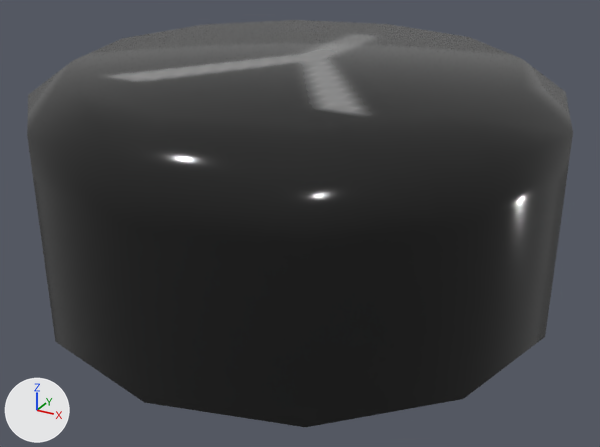
One commit to the FBX model interface/resources/meshes/controller/touch/touch_l_button_y.fbx: the scene before it, then after it.
Before and after are seen from a 50 mm lens placed at (-0.0089, -0.01505, 0.00553), pointed at (-0.01602, -0.0021, -0.00094). Lighting does not change. The marker at lower left points along +X, +Y and +Z.

Names of what the first picture shows: 'main_trigger_PLY.003'.
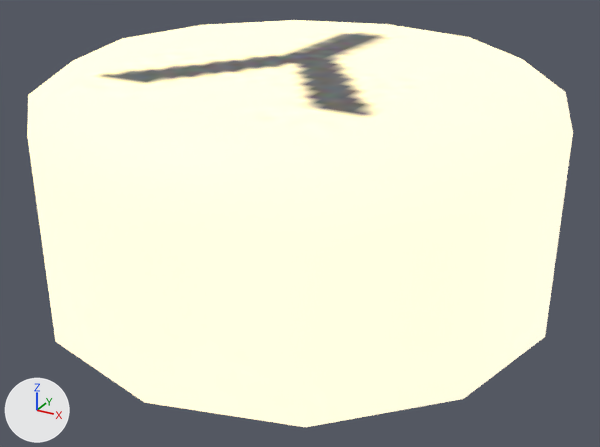
Commit message: Fix emissive channel on touch models

Where the change shows, as pixel boxes (x1, y1, x2, y2) in the pictures (600 x 447 px):
'main_trigger_PLY.003', recoloured (black to white)
    both: (27, 20, 573, 427)

The edits, one by one:
Picture 'L_controller-highlight_DIF.jpg' (img_l_controller_highlight_dif_jpg) is new.
Material 'highlight' (mat_highlight) is new.
Uses the picture img_l_controller_highlight_dif_jpg.
me_untitled_010 has 49 vertices, 48 faces and spans x -0.02124..-0.01123, y -0.00676..0.00322, z -0.00226..0.00216.
me_untitled_010 no longer uses material mat_gloss.
me_untitled_010 now uses material mat_highlight.
